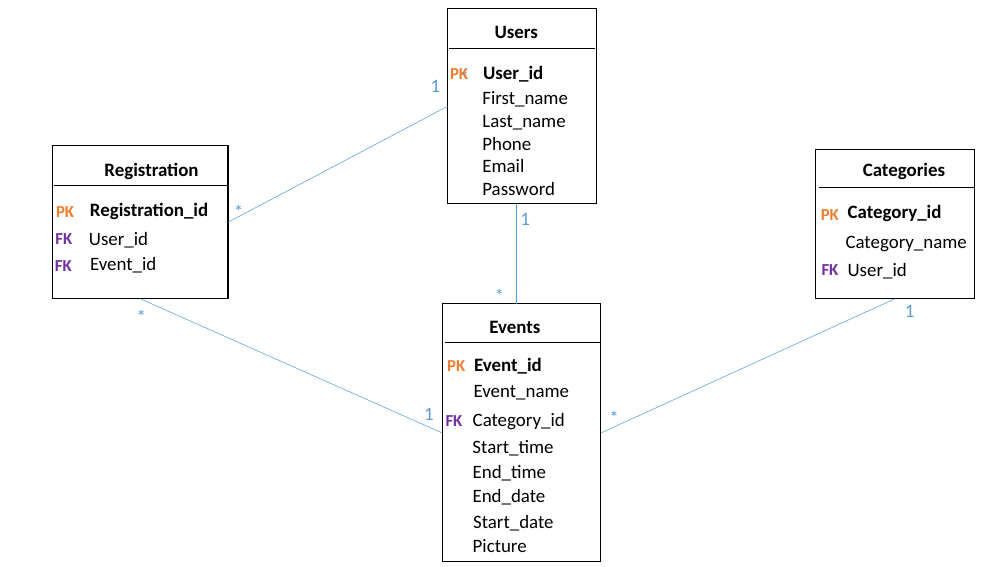
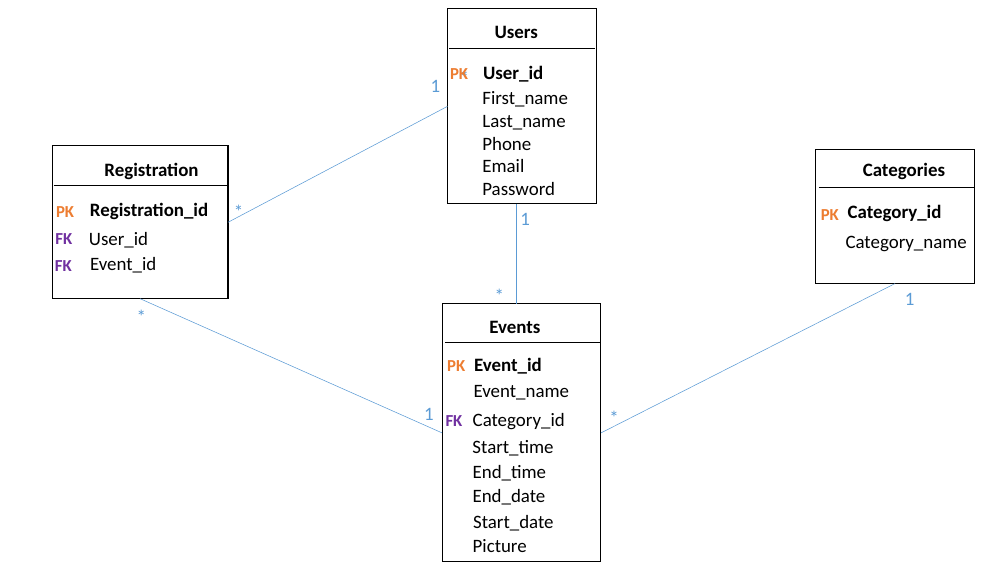
Before and after one commit to pnc-virtual-company/2021-G7-V2-PART1, a slide deck: slide 2 of docs/ER-DIAGRAM.pptx. Drawn at 1008x567 pixels with LibreOffice and Linux fonts; fonts in the diff are those of the drawing. Boxes give left, top, right and bottom in pixels: in the first picture for what was removed or moved away, otherwise in the second. Text is boxed around its words. In the diff, an @@ line names an element or a change of style, - is before the commit and + after.

```diff
--- a/docs/ER-DIAGRAM.pptx
+++ b/docs/ER-DIAGRAM.pptx
@@ rectangle: place and size @@
-rectangle at (816, 150, 975, 299)
+rectangle at (816, 150, 975, 284)
@@ text removed at (822, 264, 839, 275) @@
-FK
@@ text removed at (848, 263, 907, 279) @@
-User_id
@@ line moved from (895, 299) - (601, 433) to (895, 284) - (601, 433) @@
@@ text "1": place and size @@
-text "1" at (905, 305, 915, 317)
+text "1" at (905, 293, 915, 305)
```
Also in this commit, not shown: 1 other file.
